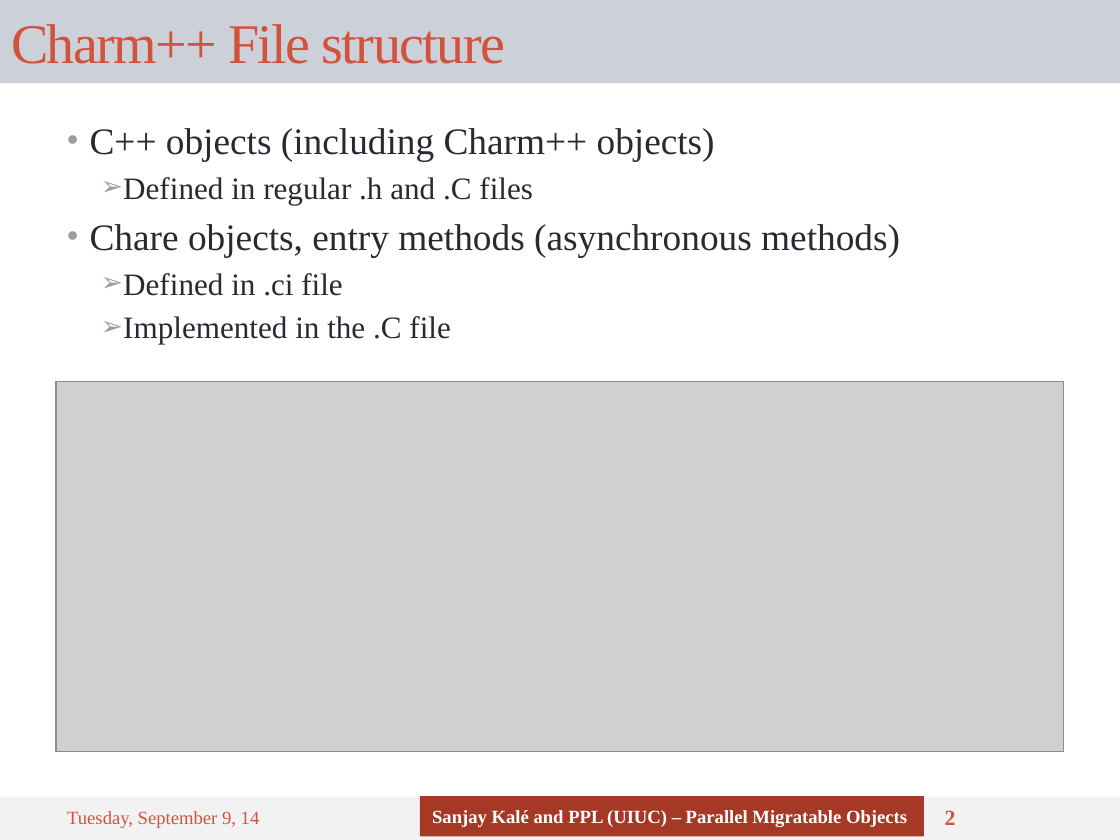
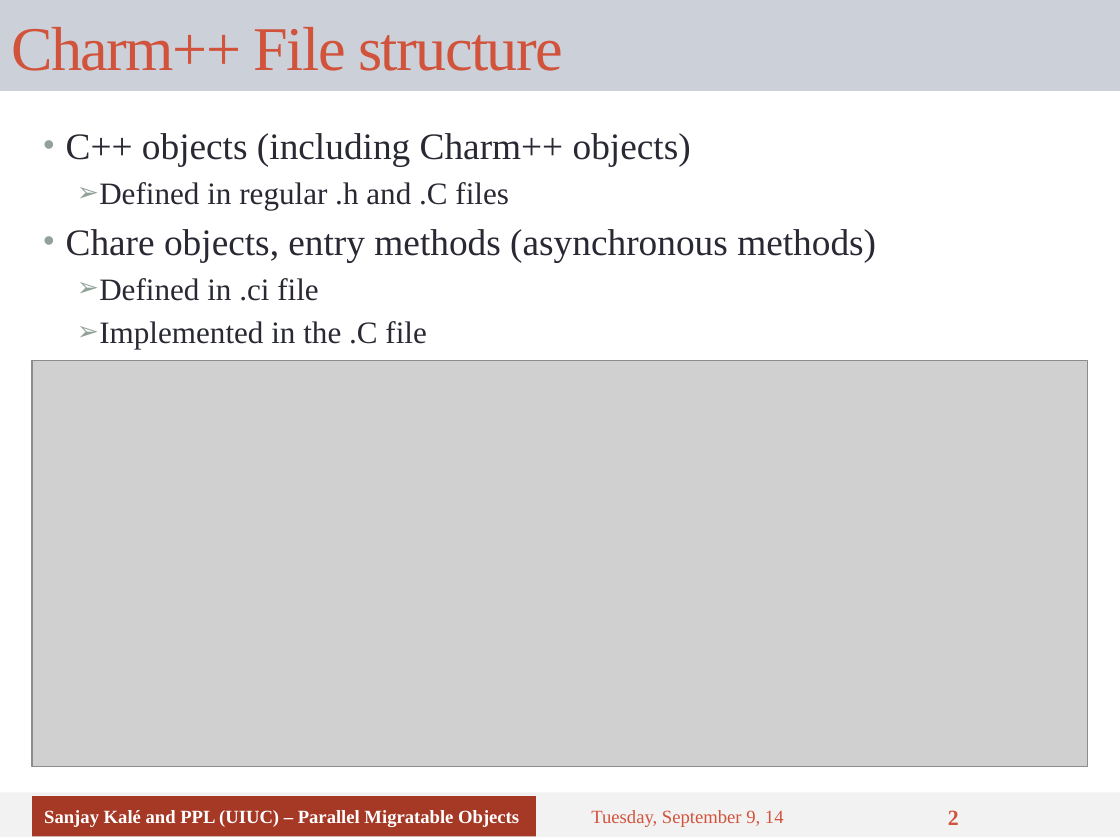
Before and after one commit to UIUC-PPL/charm_tutorial, a slide deck: slide 2 of tutorial-04-charm_basics.pptx. Drawn at 1120x840 pixels with LibreOffice and Linux fonts; fonts in the diff are those of the drawing; grey boxes stand for pictures. Boxes give left, top, right and bottom in pixels: in the first picture for what was removed or moved away, otherwise in the second. Text is boxed around its words. In the diff, an @@ line names an element or a change of style, - is before the commit and + after.

```diff
--- a/tutorial-04-charm_basics.pptx
+++ b/tutorial-04-charm_basics.pptx
@@ title "Charm++ File structure": place and size @@
-title "Charm++ File structure" at box(0, 0, 1120, 83)
+title "Charm++ File structure" at box(0, 0, 1120, 91)
@@ title "Charm++ File structure" at box(0, 0, 1120, 91): size 36 to 40 pt @@
@@ text "C++ objects (including Charm++ objects)": place and size @@
-text "C++ objects (including Charm++ objects)" at box(90, 128, 900, 344)
+text "C++ objects (including Charm++ objects)" at box(66, 133, 876, 349)
@@ text "C++ objects (including Charm++ objects)" at box(66, 133, 876, 349): vertical alignment top to middle @@
@@ picture: place and size @@
-picture at box(56, 382, 1064, 752)
+picture at box(32, 361, 1088, 766)
@@ rectangle: place and size @@
-rectangle at box(0, 797, 1120, 840)
+rectangle at box(0, 793, 1120, 838)
@@ rectangle "Sanjay Kalé and PPL (UIUC) ...": place and size @@
-rectangle "Sanjay Kalé and PPL (UIUC) ..." at box(420, 796, 924, 837)
+rectangle "Sanjay Kalé and PPL (UIUC) ..." at box(32, 796, 536, 837)
@@ text "Tuesday, September 9, 14": place and size @@
-text "Tuesday, September 9, 14" at box(67, 811, 260, 828)
+text "Tuesday, September 9, 14" at box(591, 810, 784, 827)
```
Also in this commit, not shown: 35 other slides changed.
